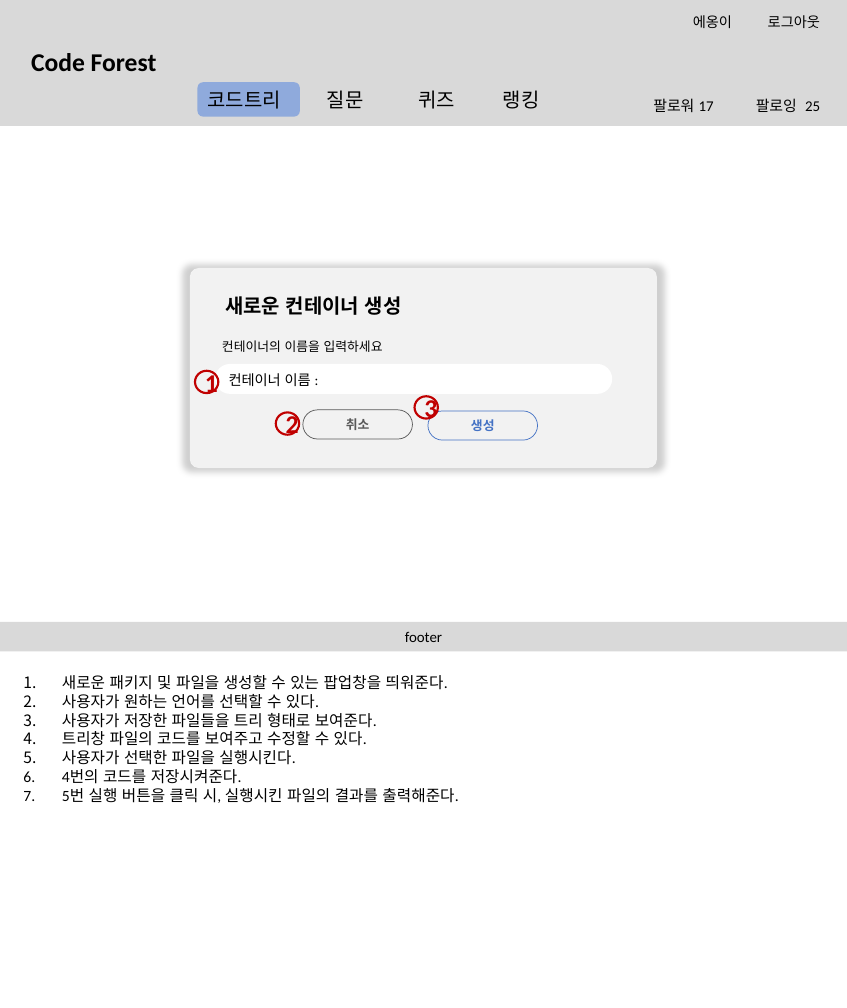
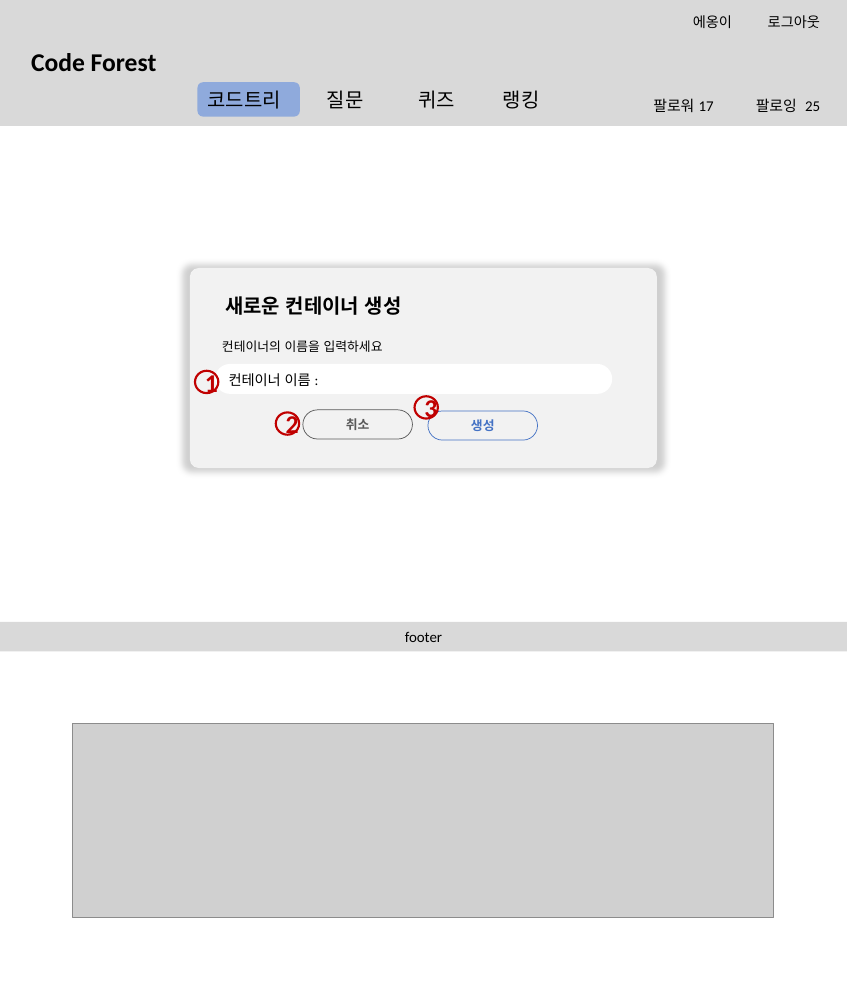
Before and after one commit to btcdd/document, a slide deck: slide 10 of 스토리보드.pptx. Drawn at 847x1008 pixels with LibreOffice and Linux fonts; fonts in the diff are those of the drawing; grey boxes stand for pictures; background and template pictures are left out. Boxes give left, top, right and bottom in pixels: in the first picture for what was removed or moved away, otherwise in the second. Text is boxed around its words. In the diff, an @@ line names an element or a change of style, - is before the commit and + after.

```diff
--- a/스토리보드.pptx
+++ b/스토리보드.pptx
@@ text removed at box(62, 675, 458, 803) @@
-1. 새로운 패키지 및 파일을 생성할 수 있는 팝업창을 띄워준다.
-2. 사용자가 원하는 언어를 선택할 수 있다.
-3. 사용자가 저장한 파일들을 트리 형태로 보여준다.
-4. 트리창 파일의 코드를 보여주고 수정할 수 있다.
-5. 사용자가 선택한 파일을 실행시킨다.
-6. 4번의 코드를 저장시켜준다.
-7. 5번 실행 버튼을 클릭 시, 실행시킨 파일의 결과를 출력해준다.
@@ picture added at box(73, 723, 773, 918) @@
```
Also in this commit, not shown: 36 other slides changed, 2 slides removed.
